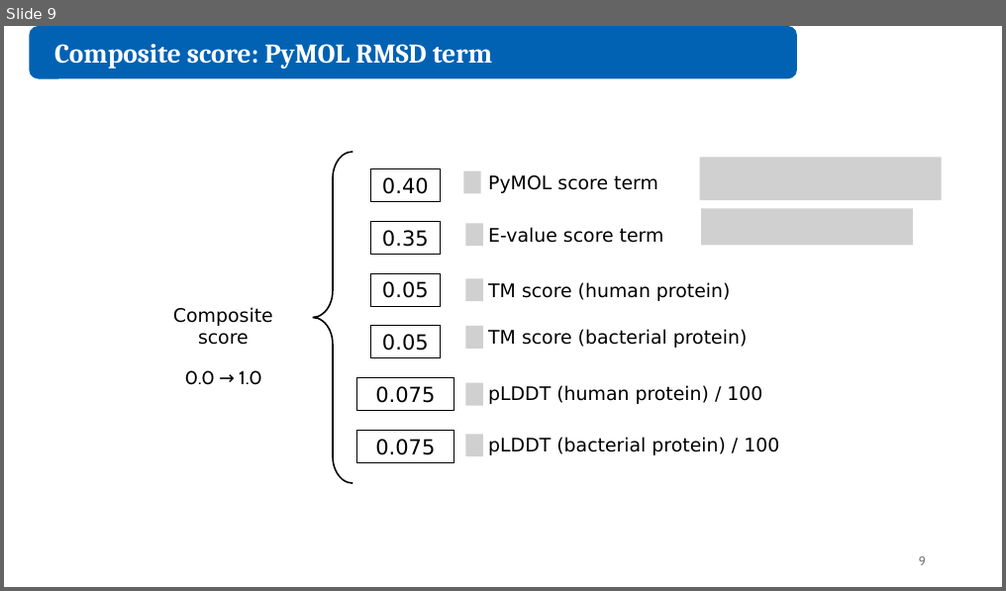
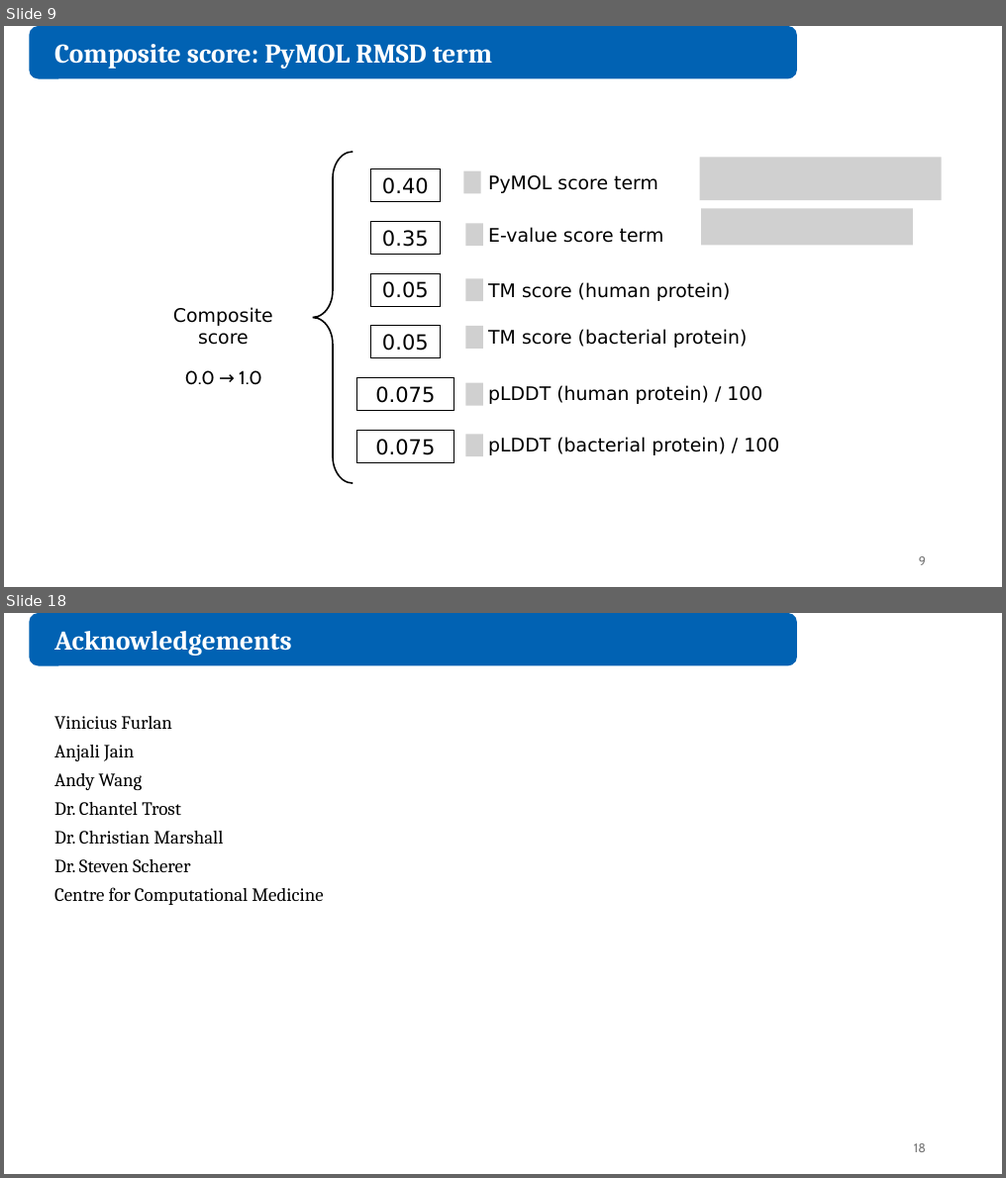
Before and after one commit to juliandeanmoran/BISSH, a slide deck: reports/2026-08-28_projectUpdate_3/2026-08-28_projectUpdate_3_jmoran.pptx. Shown one above the other, each under a label of ours: slide 9 before the commit, slides 9 and 18 after it; the slides between them are not shown. The pictures are 1006x591 and 1006x1178 pixels, drawn with LibreOffice and Linux fonts; fonts in the diff are those of the drawing; grey boxes stand for pictures. Boxes give left, top, right and bottom in pixels: in the first picture for what was removed or moved away, otherwise in the second. Text is boxed around its words. In the diff, an @@ line names an element or a change of style, - is before the commit and + after.

```diff
--- a/reports/2026-08-28_projectUpdate_3/2026-08-28_projectUpdate_3_jmoran.pptx
+++ b/reports/2026-08-28_projectUpdate_3/2026-08-28_projectUpdate_3_jmoran.pptx
@@ slide 18 added at (4, 613, 1002, 1174), background #FFFFFF @@
@@ rounded rectangle added at (30, 614, 796, 665), fill #0162B3, outline #0162B3 1.5 pt @@
@@ text added at (54, 631, 292, 656), 26 pt, text #FFFFFF, bold @@
+Acknowledgements
@@ text added at (54, 716, 323, 905), 18 pt, text #000000 @@
+Vinicius Furlan
+Anjali Jain
+Andy Wang
+Dr. Chantel Trost
+Dr. Christian Marshall
+Dr. Steven Scherer
+Centre for Computational Medicine
@@ page number added at (914, 1144, 926, 1153), 12 pt, text #797979 @@
+18
```
Also in this commit, not shown: 10 slides changed, 3 other slides added, 1 other file.
